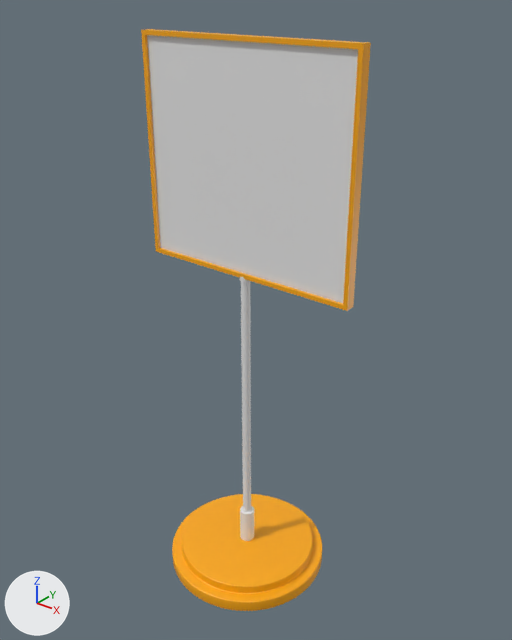
One commit to the glTF model examples/assets/advertising/advertisingstand2.glb: the scene before it, then after it.
One viewpoint serves both versions: a 50 mm lens placed at (1.89, -2.29, 2.87), pointed at (0.01, 0.06, 1.42). Arrows for +X, +Y and +Z are at lower left; the lights stay in place. Where no turn or scale is listed for an object, it has been applied to the vertices.

Script lines for the objects in view, before the commit:
```python
mat_stand = principled_material('Stand')
mat_stand.base_color = (0.973, 0.397, 0.000304)  # orange #fca901
mat_stand.roughness = 0.406
me_object_0 = bpy.data.meshes.new('Object_0')
me_object_0.from_pydata(...)  # 24 vertices, 44 faces; spans x -0.552..0.552, y -0.024..0.024, z -0.507..0.507
# faces by material slot: [40, 4]
me_object_0.materials.append(mat_stand)  # orange #fca901
me_object_0.materials.append(mat_material_001)  # white #e7e7e7
me_object_1 = bpy.data.meshes.new('Object_1')
me_object_1.from_pydata(...)  # 1280 vertices, 2556 faces; spans x -0.409..0.409, y -0.409..0.409, z -1.147..-1.034
me_object_1.materials.append(mat_stand)  # orange #fca901
me_object_4 = bpy.data.meshes.new('Object_4')
me_object_4.from_pydata(...)  # 96 vertices, 96 faces; spans x -0.02..0.02, y -0.02..0.02, z -0.88..0.67
me_object_4.materials.append(mat_material_002)  # white #e7e7e7
ob_object_14 = bpy.data.objects.new('Object_14', me_object_4)
ob_object_14.location = (0.0, 0.0, 0.968)
ob_object_6 = bpy.data.objects.new('Object_6', me_object_0)
ob_object_6.location = (0.0, 0.0, 2.159)
ob_object_8 = bpy.data.objects.new('Object_8', me_object_1)
ob_object_8.location = (0.0, 0.0, 1.162)
```
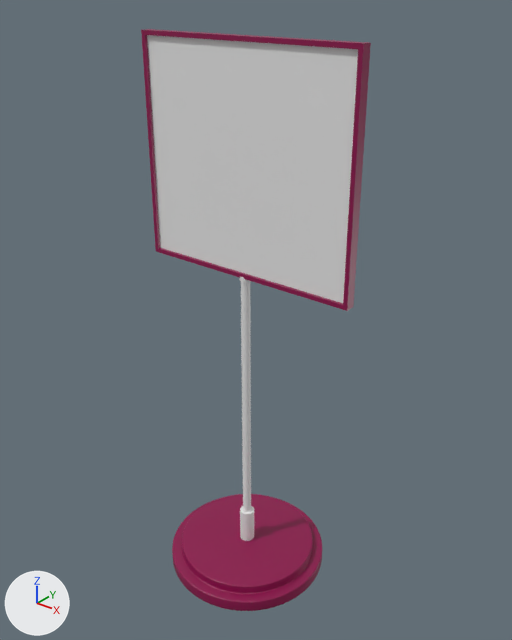
Where the change shows, as pixel boxes (x1, y1, x2, y2) in the pictures (512 x 640 px):
'Object_6', recoloured (orange to red)
    both: (141, 29, 371, 311)
'Object_8', recoloured (orange to red)
    both: (172, 494, 322, 611)

Diff of the bpy script that builds the scene:
```diff
--- a/examples/assets/advertising/advertisingstand2.glb.py
+++ b/examples/assets/advertising/advertisingstand2.glb.py
@@ mat_stand @@
 mat_stand = principled_material('Stand')
-mat_stand.base_color = (0.973, 0.397, 0.000304)  # orange #fca901
+mat_stand.base_color = (0.262, 0.000607, 0.0704)  # red #8c024b
 mat_stand.roughness = 0.406
```
